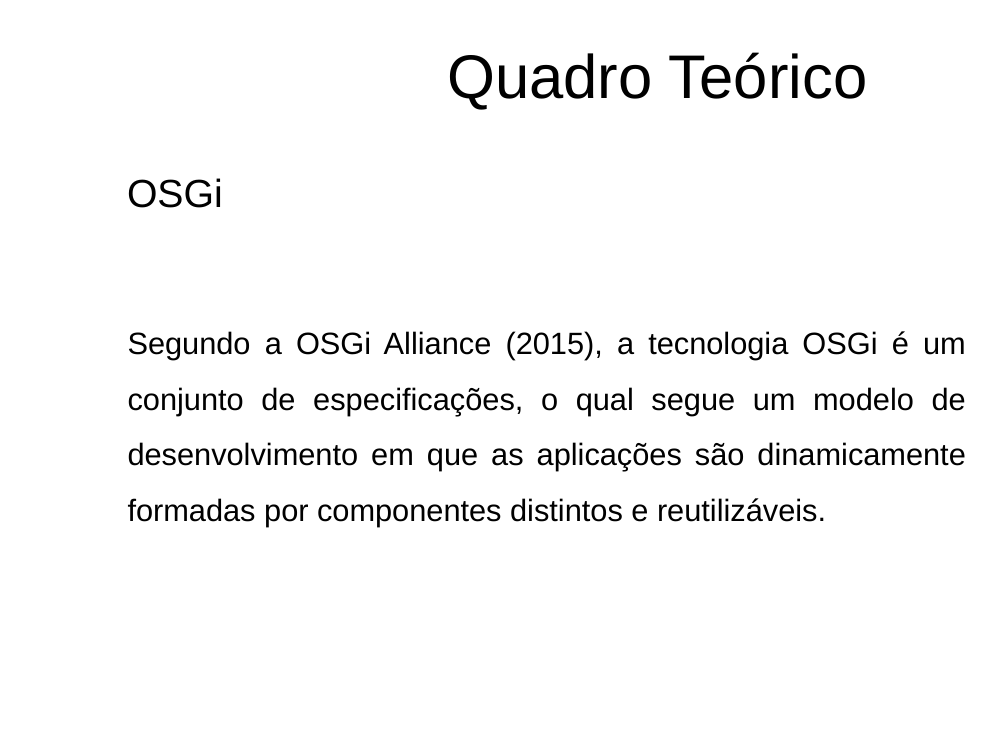
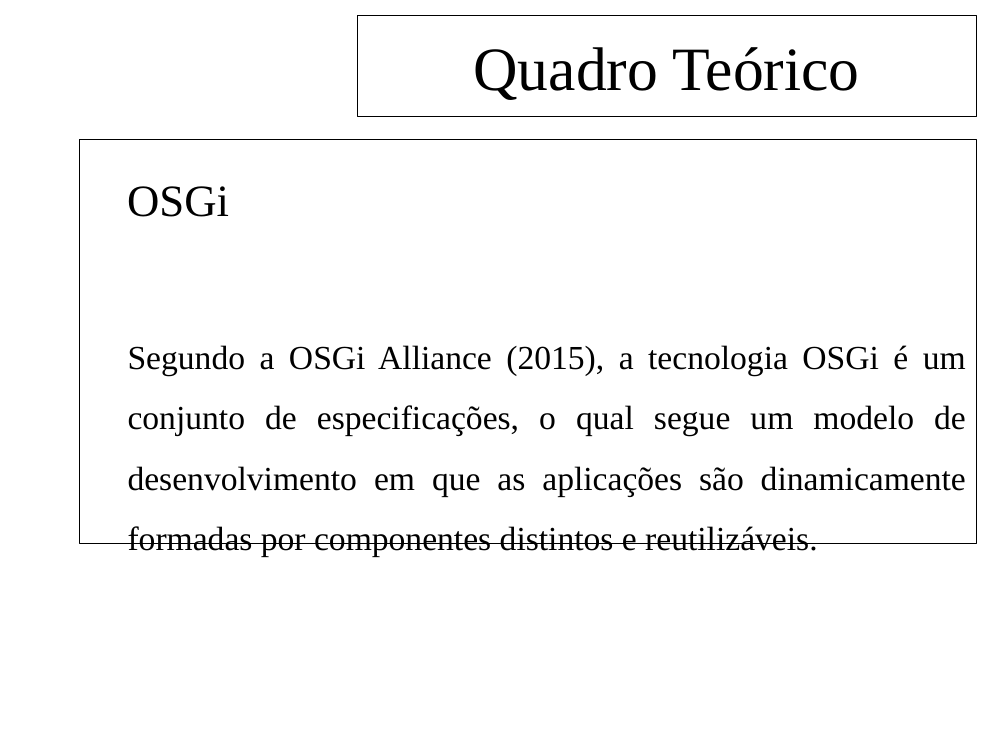
Before and after one commit to feliperodriguesprado/tcc_repository, a slide deck: slide 6 of documents/life_cycle/qualificacao/qualificacao_slides.odp. Drawn at 1008x756 pixels with LibreOffice and Linux fonts; fonts in the diff are those of the drawing; background and template pictures are left out. Boxes give left, top, right and bottom in pixels: in the first picture for what was removed or moved away, otherwise in the second. Text is boxed around its words. In the diff, an @@ line names an element or a change of style, - is before the commit and + after.

```diff
--- a/documents/life_cycle/qualificacao/qualificacao_slides.odp
+++ b/documents/life_cycle/qualificacao/qualificacao_slides.odp
@@ title "Quadro Teórico": place and size @@
-title "Quadro Teórico" at box(447, 52, 868, 110)
+title "Quadro Teórico" at box(357, 16, 976, 117)
@@ title "Quadro Teórico" at box(357, 16, 976, 117): font Arial to Times New Roman; outline none to #000000 0.74 pt @@
@@ rectangle "OSGi": place and size @@
-rectangle "OSGi" at box(127, 178, 966, 526)
+rectangle "OSGi" at box(80, 140, 977, 544)
@@ rectangle "OSGi" at box(80, 140, 977, 544): size 28 to 32 pt in "OSGi"; font Arial to Times New Roman, size 22 to 24 pt; outline none to #000000 0.74 pt @@
```
Also in this commit, not shown: 13 other slides changed, 1 slide added, 1 slide removed, 1 other file.
